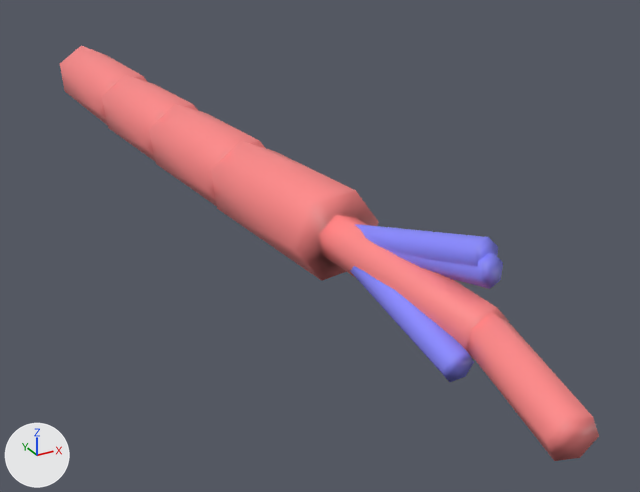
What one commit did to the glTF model public/data/plots/sample/media/qsm/264.glb.
Both versions are drawn from a 50 mm camera at (-1.86, -6.41, 4.72) aimed at (-0.01, -3.05, 3.05). Every picture has the same lights, and +X, +Y and +Z are marked at lower left. The picture after the commit comes second. Vertices at exactly the same position are counted once.
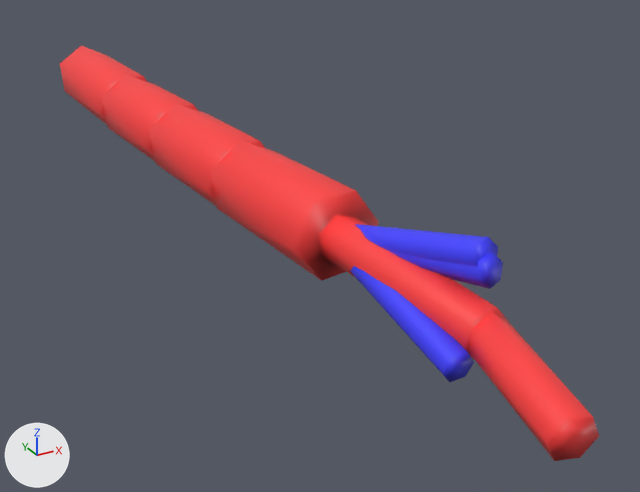
Diff of the bpy script that builds the scene:
```diff
--- a/public/data/plots/sample/media/qsm/264.glb.py
+++ b/public/data/plots/sample/media/qsm/264.glb.py
@@ me_mesh_0 @@
 me_mesh_0.from_pydata(...)  # 118 vertices, 216 faces; spans x -0.55..-0.07, y -5.0..-0.42, z 3.19..3.6
 # used by ob_mesh_0; location = (0.0, 0.0, 0.0)
+# me_mesh_0 part 1: 144 faces centred in x -0.54..-0.12, y -5.0..-0.42, z 3.2..3.56 are repainted in the vertex colours; the middle colour goes from pink #ff8888 to red #ff3f3f
+# me_mesh_0 part 2: 72 faces centred in x -0.35..-0.1, y -4.51..-3.66, z 3.22..3.58 are repainted in the vertex colours; the middle colour goes from blue #8888ff to blue #3f3fff
 me_mesh_0.materials.append(mat_defaultmaterial)
```

Changed parts and their boxes [x1, y1, x2, y2] in the pictures (640 x 492 px):
part 1 of me_mesh_0, recoloured (pink to red): [60, 46, 599, 461] in both
part 2 of me_mesh_0, recoloured (darker): [350, 224, 503, 382] in both
